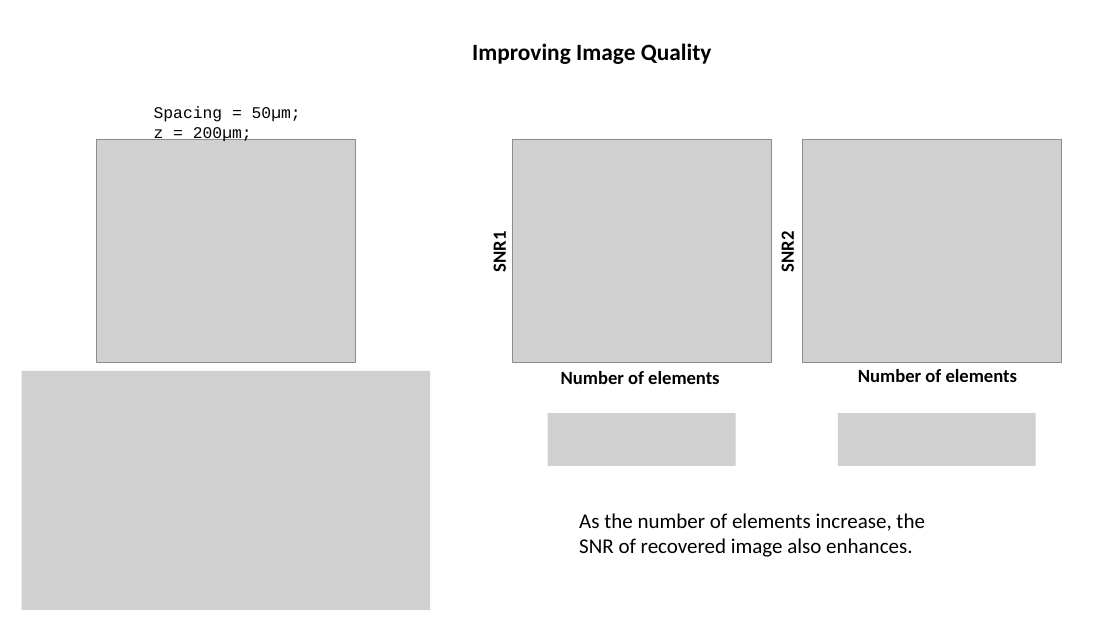
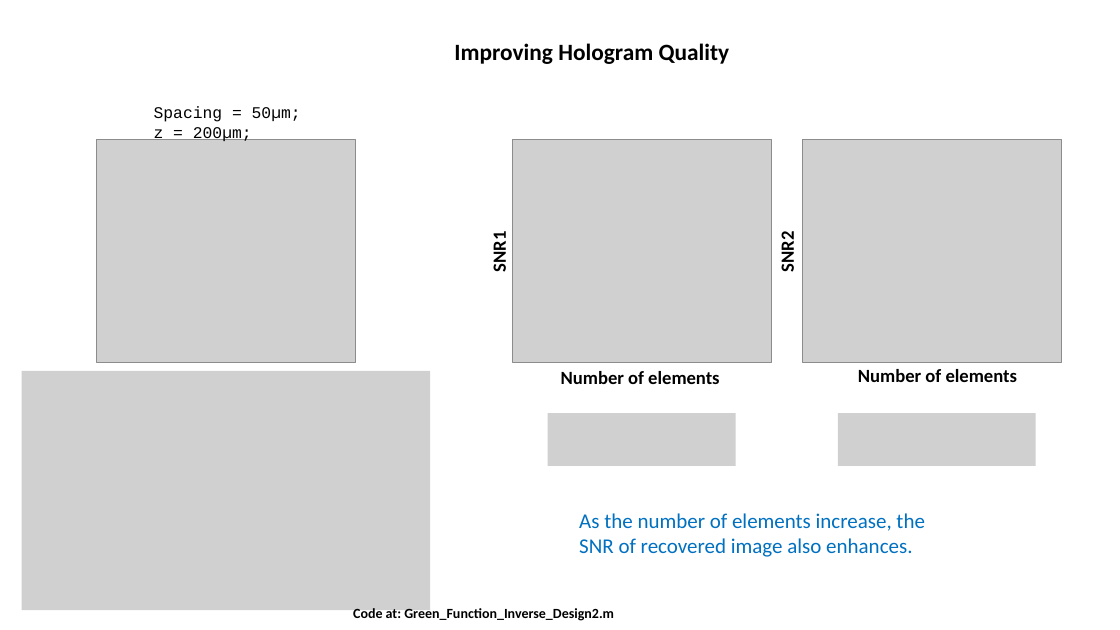
Before and after one commit to minspan199/imaginary-gauge-field, a slide deck: slide 5 of Green Function Method/ring_resonators/“Dynamic” Hologram by Ring Resonators.pptx. Drawn at 1120x630 pixels with LibreOffice and Linux fonts; fonts in the diff are those of the drawing; grey boxes stand for pictures. Boxes give left, top, right and bottom in pixels: in the first picture for what was removed or moved away, otherwise in the second. Text is boxed around its words. In the diff, an @@ line names an element or a change of style, - is before the commit and + after.

```diff
--- a/Green Function Method/ring_resonators/“Dynamic” Hologram by Ring Resonators.pptx
+++ b/Green Function Method/ring_resonators/“Dynamic” Hologram by Ring Resonators.pptx
@@ text at (x1=454, y1=43, x2=730, y2=64): text changed @@
-Improving Image Quality
+Improving Hologram Quality
@@ text "As the number of elements ..." at (x1=579, y1=513, x2=924, y2=557): text colour #000000 to #0070C0 @@
@@ text added at (x1=353, y1=606, x2=614, y2=622), 12 pt, text #000000, bold @@
+Code at: Green_Function_Inverse_Design2.m
```
Also in this commit, not shown: 1 other slide changed, 3 slides added, 1 slide removed, 3 other files.
